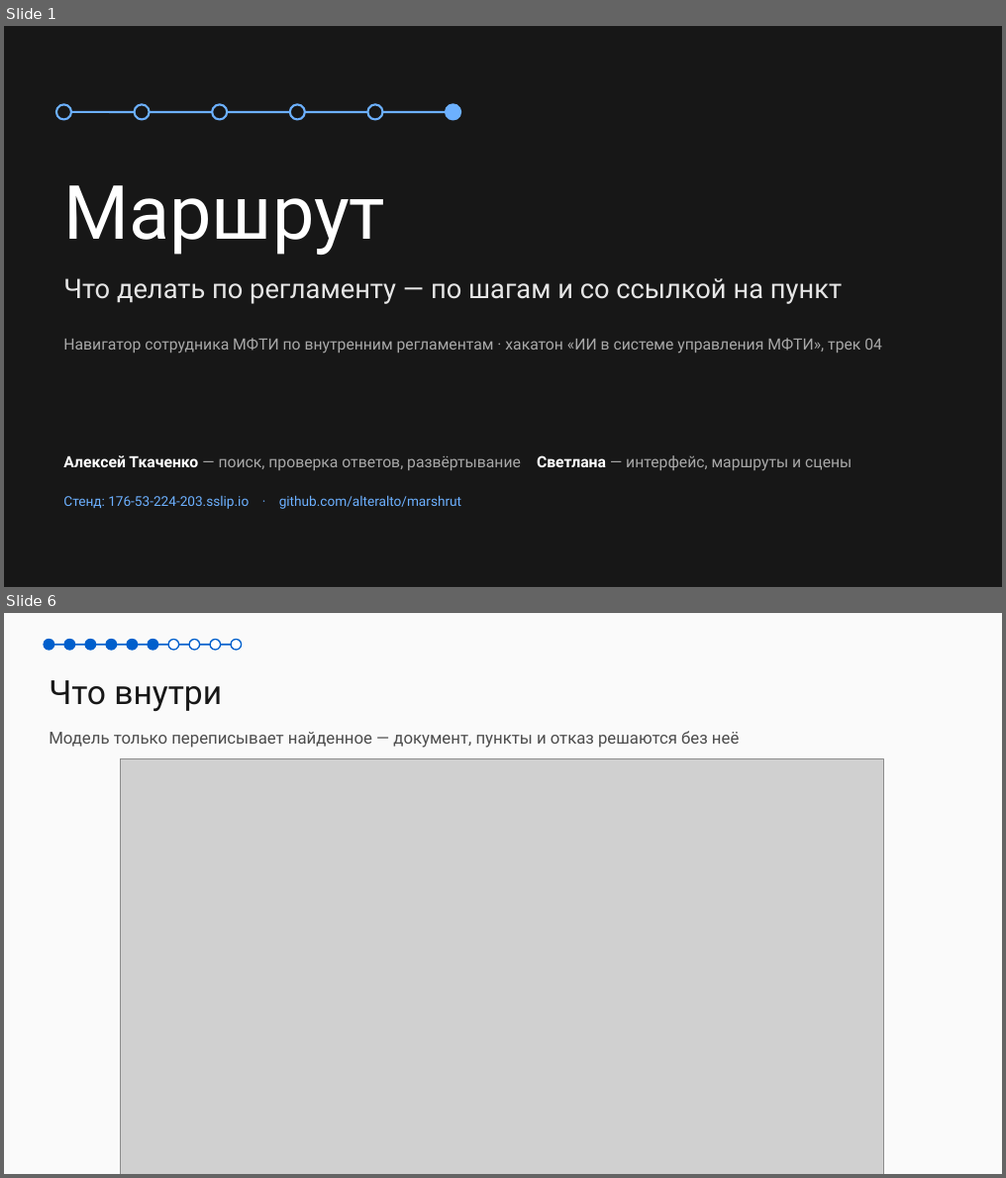
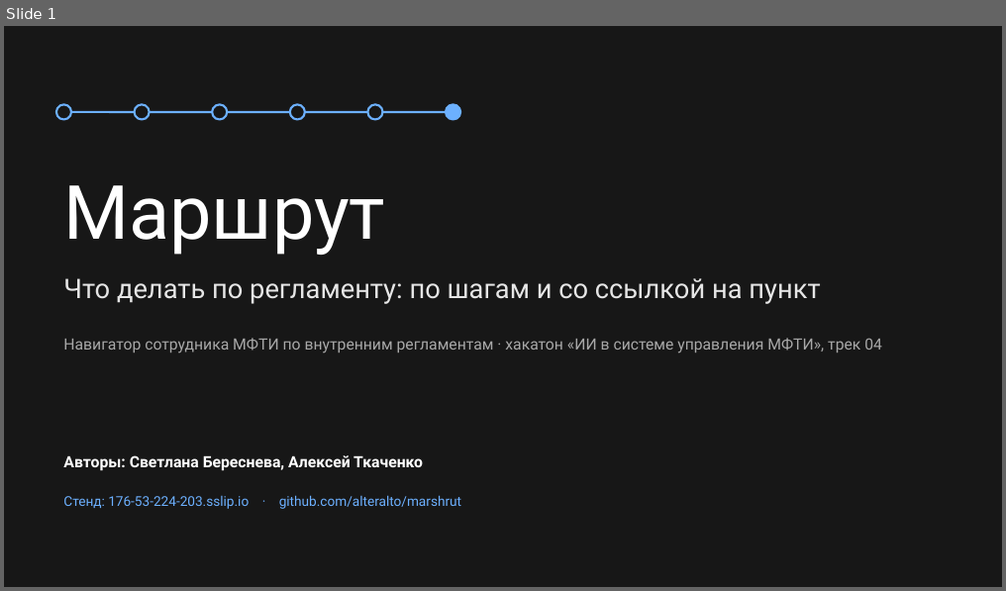
Before and after one commit to alteralto/marshrut, a slide deck: docs/pitch/Маршрут-презентация.pptx. Shown one above the other, each under a label of ours: slides 1 and 6 before the commit, slide 1 after it; the slides between them are not shown. The pictures are 1006x1178 and 1006x591 pixels, drawn with LibreOffice and Linux fonts; fonts in the diff are those of the drawing; grey boxes stand for pictures. Boxes give left, top, right and bottom in pixels: in the first picture for what was removed or moved away, otherwise in the second. Text is boxed around its words. In the diff, an @@ line names an element or a change of style, - is before the commit and + after.

```diff
--- a/docs/pitch/Маршрут-презентация.pptx
+++ b/docs/pitch/Маршрут-презентация.pptx
@@ slide 6 removed at [4, 613, 1002, 1174], background #FAFAFA @@
@@ ellipse removed at [44, 639, 54, 650] @@
@@ ellipse removed at [64, 639, 75, 650] @@
@@ ellipse removed at [85, 639, 96, 650] @@
@@ ellipse removed at [106, 639, 116, 650] @@
@@ ellipse removed at [127, 639, 138, 650] @@
@@ ellipse removed at [148, 639, 158, 650] @@
@@ ellipse removed at [168, 639, 179, 650] @@
@@ ellipse removed at [189, 639, 199, 650] @@
@@ ellipse removed at [210, 639, 221, 650] @@
@@ ellipse removed at [231, 639, 242, 650] @@
@@ line removed from (49, 645) to (236, 645) @@
@@ text removed at [49, 680, 222, 711] @@
-Что внутри
@@ text removed at [49, 731, 739, 748] @@
-Модель только переписывает найденное — документ, пункты и отказ решаются без неё
@@ picture removed at [120, 759, 884, 1174] @@
@@ slide 1 changed as well @@
@@ text at [63, 278, 820, 304]: text changed @@
-Что делать по регламенту — по шагам и со ссылкой на пункт
+Что делать по регламенту: по шагам и со ссылкой на пункт
@@ text at [63, 456, 423, 472]: text changed; text colour #A8A8A8 to #FFFFFF; bold on @@
-Алексей Ткаченко — поиск, проверка ответов, развёртывание Светлана — интерфейс, маршруты и сцены
+Авторы: Светлана Береснева, Алексей Ткаченко
```
Also in this commit, not shown: 5 other slides changed, 5 slides added, 3 other slides removed, 14 other files.
